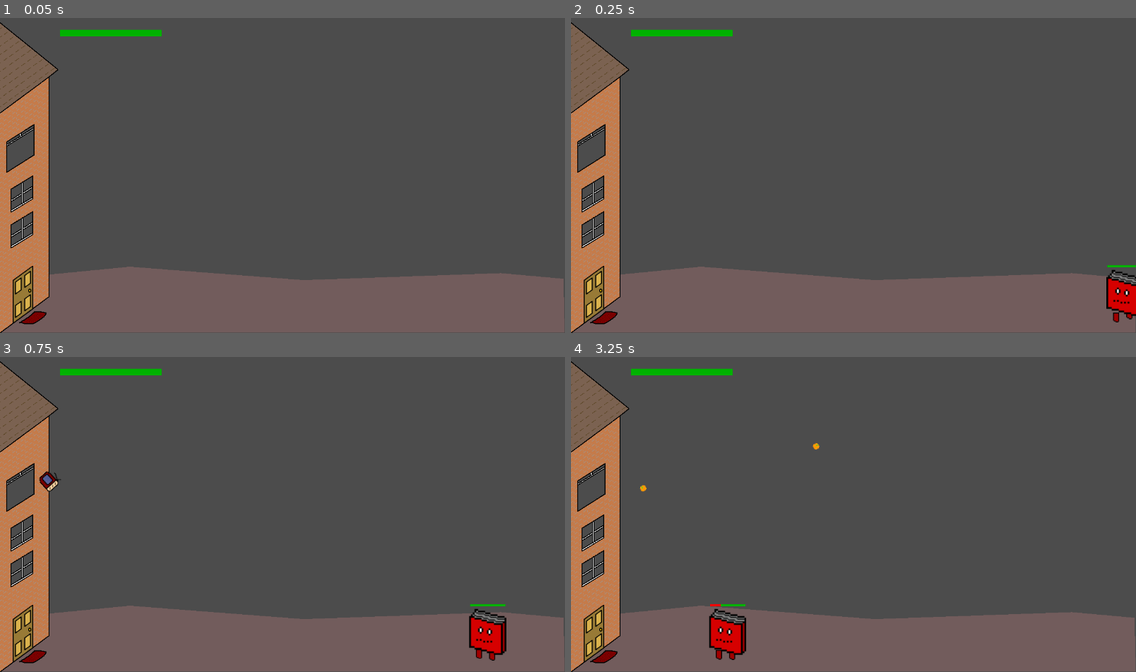
Above: before the commit, frames 1-4 (two rows, left to right).
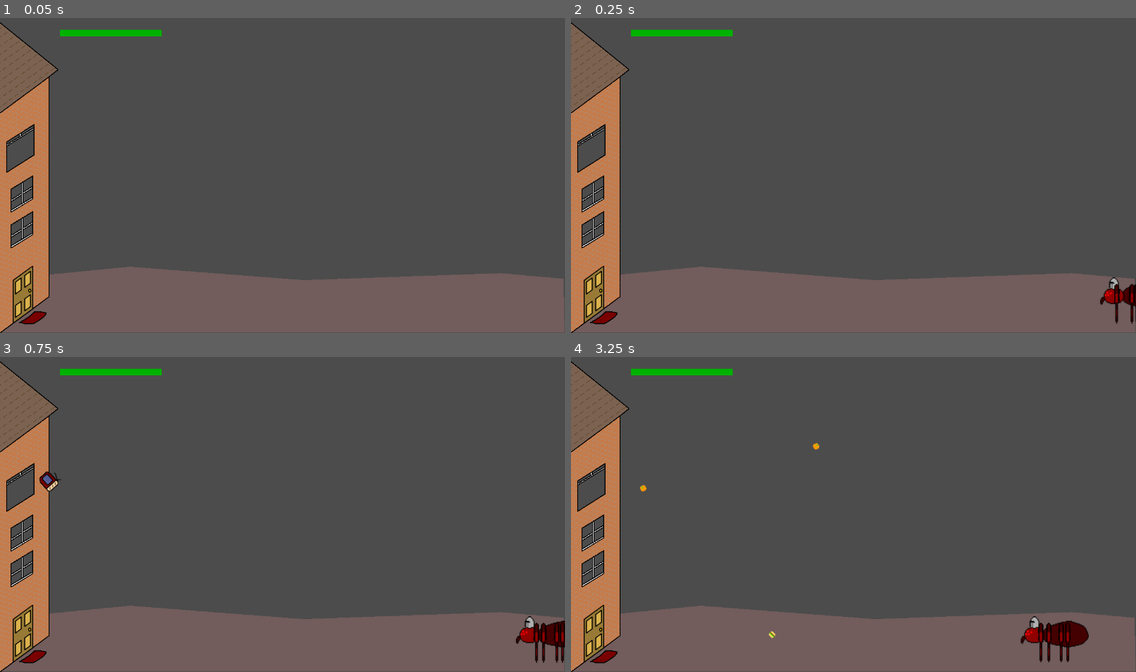
Above: after the commit, the same moments.

Repository: Boyquotes/unnamed_godot
Game: Godot game, scene res://Game.tscn
Same seed, same stepped clock (60 frames per second), same inputs: the game is played once before the commit and once after it.
Inputs (mouse positions are in pixels of both pictures, inside the frame that each line leads up to):
- Up to frame 1 (0.05 s): no input
- Up to frame 2 (0.25 s): no input
- Up to frame 3 (0.75 s): move the mouse to (406, 498) at 0.52 s; press the mouse at (406, 498) at 0.53 s
- Up to frame 4 (3.25 s): move the mouse to (740, 530) at 1.27 s; release the mouse at (740, 530) at 1.28 s; click (740, 530) at 1.35 s; move the mouse to (910, 442) at 2.02 s; press the mouse at (910, 442) at 2.03 s; move the mouse to (825, 577) at 2.77 s; release the mouse at (825, 577) at 2.78 s; click (825, 577) at 2.85 s

Frame 1 is identical in both runs. In frame 2, 0.7% of the frame differs, in the area x 93-100%, y 78-98%; in frame 3, 1.6%; in frame 4, 1.8%, in the area x 24-92%, y 78-97%.

Commit message:
spider boss

Diff:
--- a/Book.tscn
+++ b/Book.tscn
@@ -32,4 +32,3 @@
 points = PoolVector2Array( 100, 10, 180, 10 )
 width = 5.0
 default_color = Color( 0, 0.701961, 0, 1 )
-[connection signal="area_entered" from="." to="." method="_on_Door_area_entered"]
--- a/Game.tscn
+++ b/Game.tscn
@@ -1,6 +1,6 @@
 [gd_scene load_steps=9 format=2]
 
-[ext_resource path="res://Book.tscn" type="PackedScene" id=1]
+[ext_resource path="res://Spider.tscn" type="PackedScene" id=1]
 [ext_resource path="res://Projectile.tscn" type="PackedScene" id=2]
 [ext_resource path="res://src/Main.gd" type="Script" id=3]
 [ext_resource path="res://src/Yeet.gd" type="Script" id=4]
@@ -13,6 +13,9 @@
 
 [node name="Game" type="Node2D"]
 script = ExtResource( 3 )
+__meta__ = {
+"_edit_horizontal_guides_": [  ]
+}
 Book = ExtResource( 1 )
 
 [node name="Polygon2D" type="Polygon2D" parent="."]
@@ -52,3 +55,4 @@
 points = PoolVector2Array( 70, -320, 300, -320 )
 width = 15.0
 default_color = Color( 0, 0.701961, 0, 1 )
+[connection signal="area_entered" from="Sprite/Area2D" to="Sprite" method="_on_Door_area_entered"]
--- /dev/null
+++ b/Spider.tscn
@@ -0,0 +1,53 @@
+[gd_scene load_steps=5 format=2]
+
+[ext_resource path="res://resources/spider/leg_2.png" type="Texture" id=1]
+[ext_resource path="res://resources/spider/body.png" type="Texture" id=2]
+[ext_resource path="res://resources/spider/leg_1.png" type="Texture" id=3]
+[ext_resource path="res://src/spider.gd" type="Script" id=4]
+
+[node name="Spider" type="KinematicBody2D"]
+scale = Vector2( 2, 2 )
+script = ExtResource( 4 )
+
+[node name="Body" type="Sprite" parent="."]
+texture = ExtResource( 2 )
+
+[node name="Inner_Leg1" type="Sprite" parent="Body"]
+position = Vector2( -17, 9 )
+texture = ExtResource( 1 )
+offset = Vector2( 0, -9 )
+
+[node name="Outer_Leg_1" type="Sprite" parent="Body/Inner_Leg1"]
+position = Vector2( 0, -17 )
+texture = ExtResource( 3 )
+offset = Vector2( 0, 20 )
+
+[node name="Inner_Leg2" type="Sprite" parent="Body"]
+position = Vector2( -4.5, 9 )
+texture = ExtResource( 1 )
+offset = Vector2( 0, -9 )
+
+[node name="Outer_Leg_1" type="Sprite" parent="Body/Inner_Leg2"]
+position = Vector2( 0, -17 )
+texture = ExtResource( 3 )
+offset = Vector2( 0, 20 )
+
+[node name="Inner_Leg3" type="Sprite" parent="Body"]
+position = Vector2( 6, 9 )
+texture = ExtResource( 1 )
+offset = Vector2( 0, -9 )
+
+[node name="Outer_Leg_1" type="Sprite" parent="Body/Inner_Leg3"]
+position = Vector2( 0, -17 )
+texture = ExtResource( 3 )
+offset = Vector2( 0, 20 )
+
+[node name="Inner_Leg4" type="Sprite" parent="Body"]
+position = Vector2( 17, 9 )
+texture = ExtResource( 1 )
+offset = Vector2( 0, -9 )
+
+[node name="Outer_Leg_1" type="Sprite" parent="Body/Inner_Leg4"]
+position = Vector2( 0, -17 )
+texture = ExtResource( 3 )
+offset = Vector2( 0, 20 )
--- a/project.godot
+++ b/project.godot
@@ -8,9 +8,14 @@
 
 config_version=4
 
-_global_script_classes=[  ]
+_global_script_classes=[ {
+"base": "Area2D",
+"class": "Monster",
+"language": "GDScript",
+"path": "res://src/classes/monster.gd"
+} ]
 _global_script_class_icons={
-
+"Monster": ""
 }
 
 [application]
--- a/src/Book.gd
+++ b/src/Book.gd
@@ -1,4 +1,4 @@
-extends Area2D
+extends Monster
 
 var time = 0;
 var health = 10;
@@ -9,14 +9,14 @@
 
 func _ready():
 	monitorable = true;
-	sprite = get_children()[0];
-	hp = get_children()[2];
+	sprite = get_child(0);
+	hp = get_child(2);
 
 func _process(_delta):
-	self.translate(Vector2(-5,0));
+	self.translate(Vector2(-1,0));
 	time += 1;
 	var movement = Vector2(0, sin(0.5 * time));
-	for child in get_children()[0].get_children():
+	for child in get_child(0).get_children():
 		child.translate(movement);
 		movement = movement * -1
 
@@ -41,8 +41,3 @@
 		hp.modulate.a = opacity
 		yield(get_tree(), "idle_frame");
 	self.queue_free();
-
-func _on_Door_area_entered(area):
-	if area.is_in_group('door'):
-		set_process(false);
-		area.get_parent().break_down();
--- a/src/Main.gd
+++ b/src/Main.gd
@@ -10,10 +10,11 @@
 func _process(_delta):
 	game_time += 1
 	spawn_time -= 1
-	if spawn_time <= 0 && spawned < level_spawned[level]:
-		spawn_book();
-		spawn_time = max(80, 500 - (0.2 * game_time));
-		print(spawn_time);
+	match level:
+		0:
+			if spawn_time <= 0 && spawned < level_spawned[level]:
+				spawn_book();
+				spawn_time = max(80, 500 - (0.2 * game_time));
 
 func spawn_book():
 	spawned += 1;
--- /dev/null
+++ b/src/classes/monster.gd
@@ -0,0 +1,5 @@
+extends Area2D
+
+class_name Monster, "res://icon.png"
+
+export (bool) var corruption
--- /dev/null
+++ b/src/spider.gd
@@ -0,0 +1,20 @@
+extends KinematicBody2D
+
+var time;
+
+func _ready():
+	time = 0;
+
+func _process(_delta):
+	time += 1;
+	self.translate(Vector2(-1,0));
+
+	var rotation_value = 0.03 * cos(0.1 * time);
+	for child in get_child(0).get_children():
+		if child is Sprite:
+			child.rotate(rotation_value * -1);
+			for child_child in child.get_children():
+				if child_child is Sprite:
+					child_child.rotate(rotation_value);
+
+			rotation_value = rotation_value * -1;
--- a/src/yeet.gd
+++ b/src/yeet.gd
@@ -41,21 +41,23 @@
 	projectile.set_init_values(randi() % 8 + 2, mouse, damage);
 	return projectile;
 
-func break_down():
-	var time = 0;
-	var sprite : Sprite = door.get_child(0);
-	while door && door.get_overlapping_areas().size() > 0:
-		time += 1;
-		var movement = Vector2(0.6 * sin(time), 0.5 * sin(time));
-		sprite.translate(movement);
-		yield(get_tree(), "idle_frame");
-		if time % 60 == 0:
-			take_damage();
+func _on_Door_area_entered(area):
+	if area.is_in_group('enemies'):
+		area.set_process(false);
+		var time = 0;
+		var sprite : Sprite = door.get_child(0);
+		while door && door.get_overlapping_areas().size() > 0:
+			time += 1;
+			var movement = Vector2(0.6 * sin(time), 0.5 * sin(time));
+			sprite.translate(movement);
+			yield(get_tree(), "idle_frame");
+			if time % 60 == 0:
+				take_damage();
 
-	if !door:
-		get_parent().set_process(false);
-		for enemy in get_tree().get_nodes_in_group('enemies'):
-			enemy.die();
+		if !door:
+			get_parent().set_process(false);
+			for enemy in get_tree().get_nodes_in_group('enemies'):
+				enemy.die();
 
 func take_damage():
 	health -= 1;
Binary file added: resources/spider/body.png
Not shown, added: resources/spider/body.png.import
Binary file added: resources/spider/leg_1.png
Not shown, added: resources/spider/leg_1.png.import
Binary file added: resources/spider/leg_2.png
Not shown, added: resources/spider/leg_2.png.import
